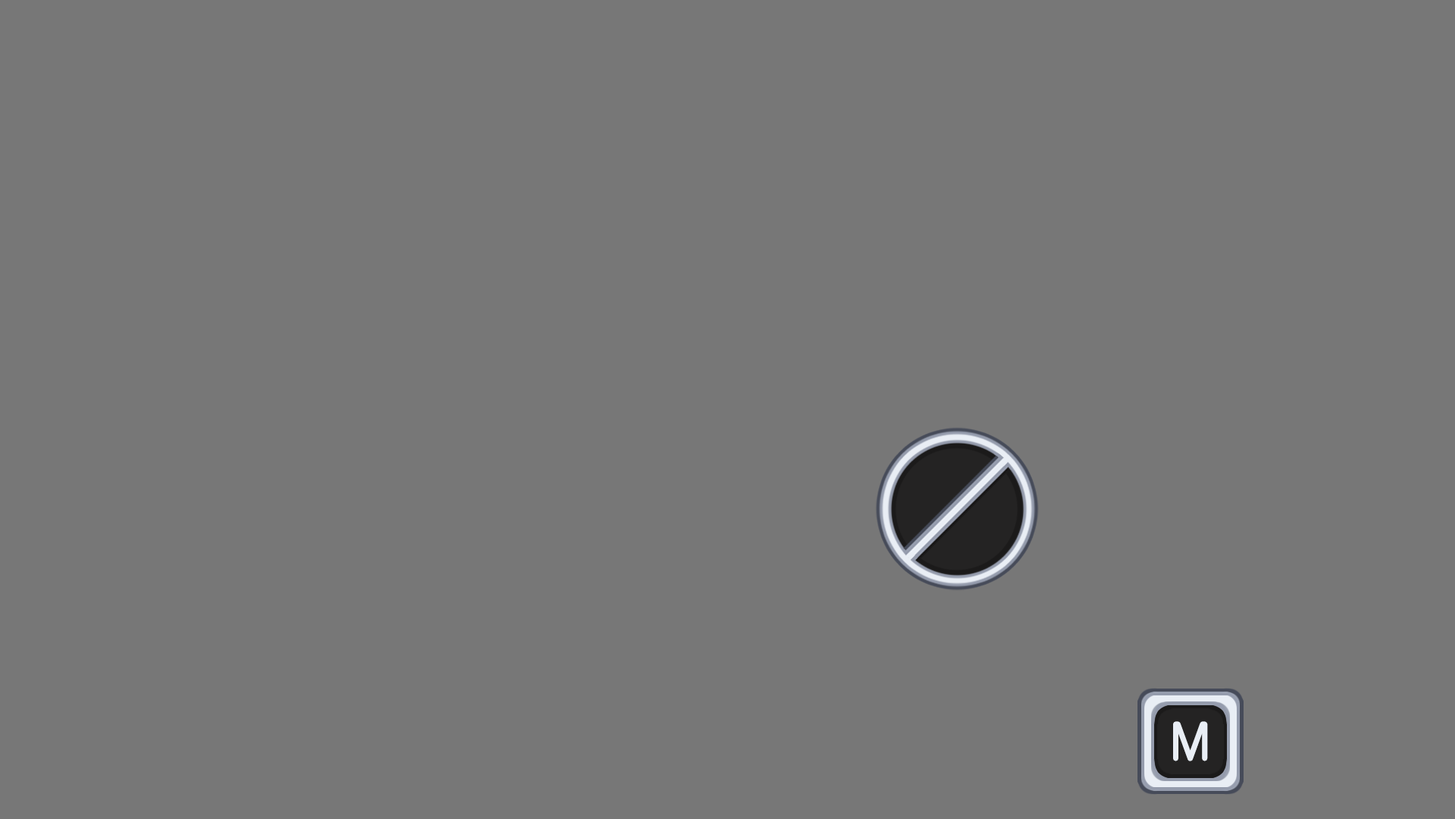
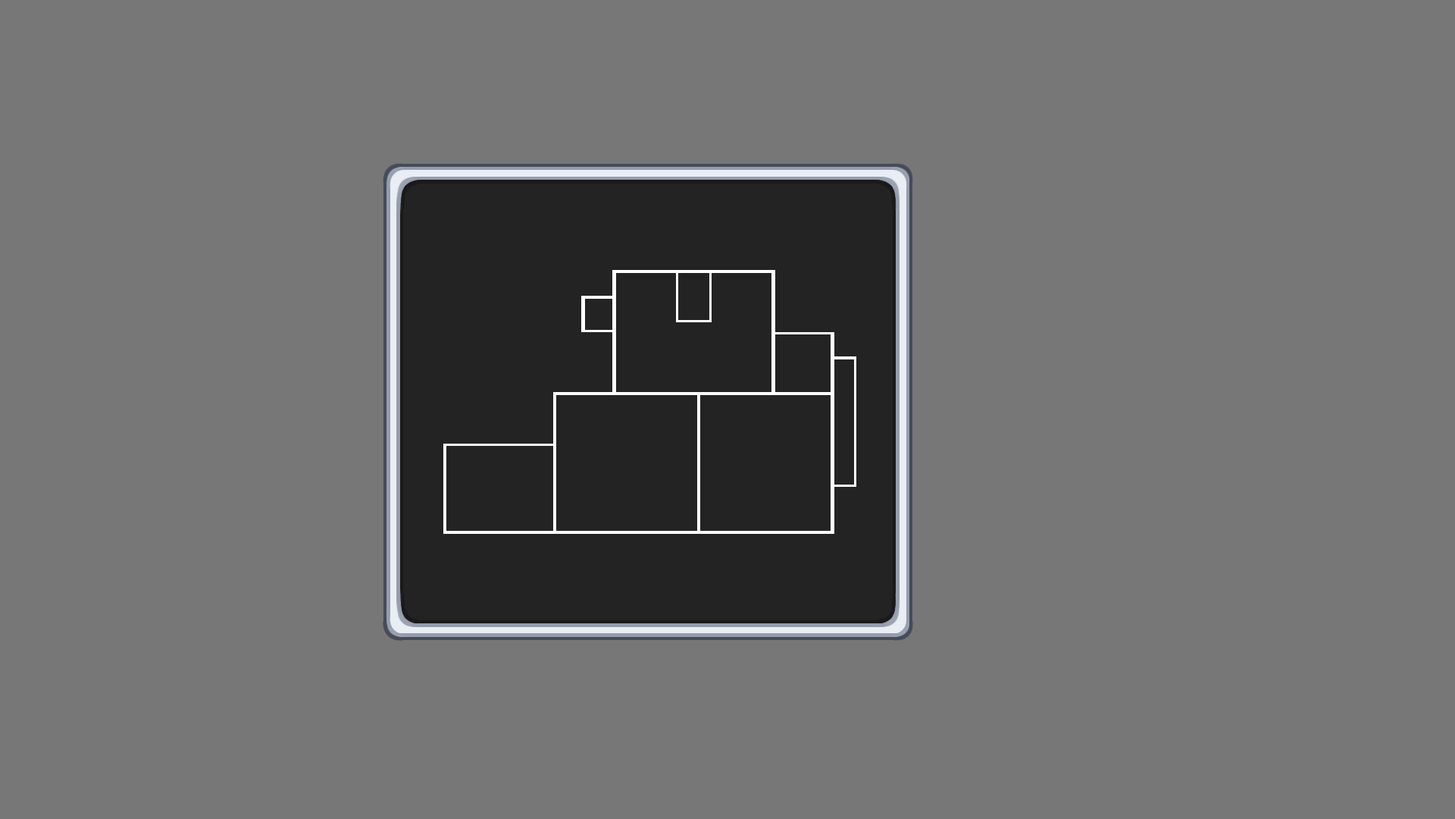
Layered file, before and after one edit (1455x819). Changes by layer:
hid group "pause icon copy" (23 layers) over (874, 194, 1040, 591)
hid group "Minimap Icon" (7 layers) over (1137, 687, 1244, 795)
showed group "minimaps" (7 layers) over (382, 162, 1040, 641)
